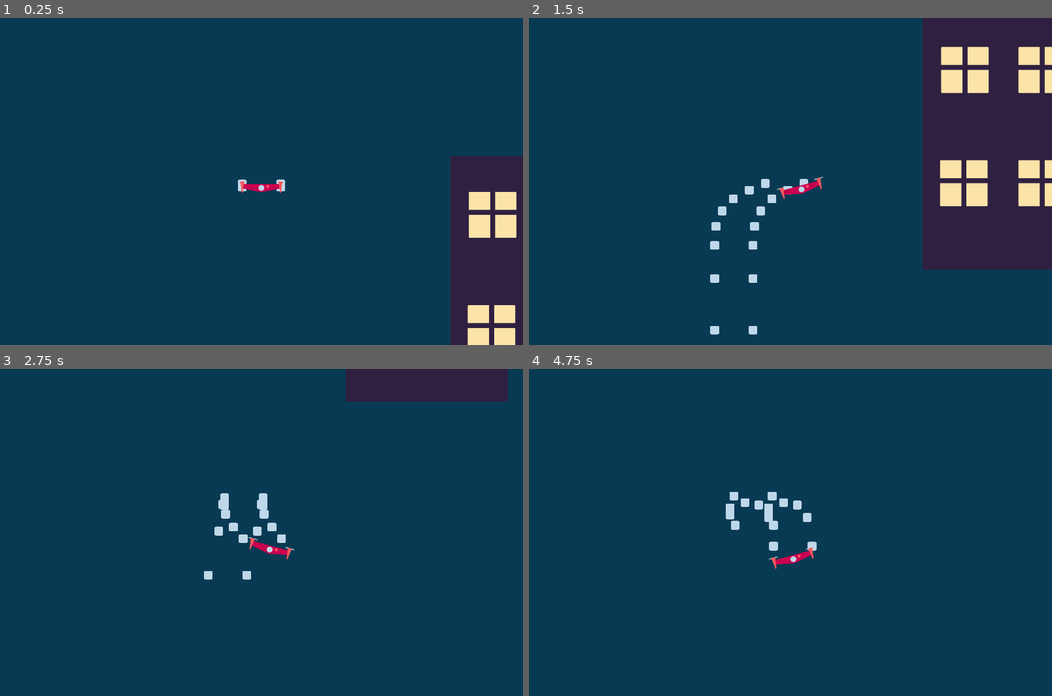
Above: before the commit, frames 1-4 (two rows, left to right).
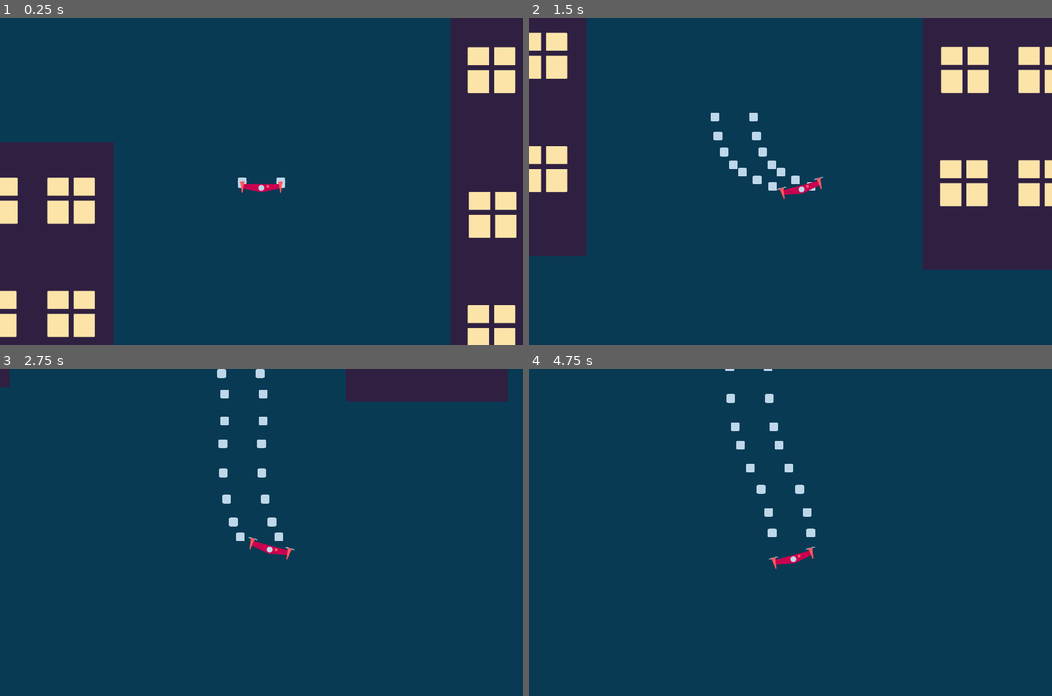
Above: after the commit, the same moments.

Repository: mathew-tran/hexcodejam3
Game: Godot game, scene res://Scenes/Main.tscn
Same seed, same stepped clock (60 frames per second), same inputs: the game is played once before the commit and once after it.
Inputs (mouse positions are in pixels of both pictures, inside the frame that each line leads up to):
- Up to frame 1 (0.25 s): no input
- Up to frame 2 (1.5 s): move the mouse to (905, 165) at 0.52 s; press the mouse at (905, 165) at 0.53 s; move the mouse to (685, 197) at 1.27 s; release the mouse at (685, 197) at 1.28 s; click (685, 197) at 1.35 s
- Up to frame 3 (2.75 s): move the mouse to (313, 460) at 2.02 s; press the mouse at (313, 460) at 2.03 s
- Up to frame 4 (4.75 s): move the mouse to (764, 597) at 2.77 s; release the mouse at (764, 597) at 2.78 s; click (764, 597) at 2.85 s; move the mouse to (947, 581) at 3.52 s; press the mouse at (947, 581) at 3.53 s; move the mouse to (633, 483) at 4.27 s; release the mouse at (633, 483) at 4.28 s; click (633, 483) at 4.35 s

The runs differ from the first frame. In frame 1, 19% of the frame differs, in the area x 0-100%, y 0-100%; in frame 2, 9.2%; in frame 3, 1.1%; in frame 4, 1.2%.

Commit message:
going to try to fix jitter issue tommorow

Diff:
--- /dev/null
+++ b/Prefabs/Environment/House.tscn
@@ -0,0 +1,16 @@
+[gd_scene load_steps=3 format=3 uid="uid://dlndouqoebtpf"]
+
+[ext_resource type="Texture2D" uid="uid://b7ugl178kfp4d" path="res://Art/House1.svg" id="1_2iruq"]
+
+[sub_resource type="RectangleShape2D" id="RectangleShape2D_41d3n"]
+size = Vector2(447, 715)
+
+[node name="House" type="Sprite2D"]
+position = Vector2(743, 300)
+texture = ExtResource("1_2iruq")
+
+[node name="StaticBody2D" type="StaticBody2D" parent="."]
+
+[node name="CollisionShape2D" type="CollisionShape2D" parent="StaticBody2D"]
+position = Vector2(2.5, -0.5)
+shape = SubResource("RectangleShape2D_41d3n")
--- a/Prefabs/Player.tscn
+++ b/Prefabs/Player.tscn
@@ -31,19 +31,15 @@
 
 [node name="Particle1" type="GPUParticles2D" parent="."]
 show_behind_parent = true
-position = Vector2(53, 0)
+position = Vector2(53, 11)
 process_material = SubResource("ParticleProcessMaterial_3xc3h")
 texture = ExtResource("3_y1k3q")
-lifetime = 4.0
-speed_scale = 3.0
 
 [node name="Partcle2" type="GPUParticles2D" parent="."]
 show_behind_parent = true
-position = Vector2(-53, 0)
+position = Vector2(-53, 11)
 process_material = SubResource("ParticleProcessMaterial_3xc3h")
 texture = ExtResource("3_y1k3q")
-lifetime = 4.0
-speed_scale = 3.0
 
 [node name="Timer" type="Timer" parent="."]
 wait_time = 0.2
--- a/Scenes/Main.tscn
+++ b/Scenes/Main.tscn
@@ -1,21 +1,24 @@
-[gd_scene load_steps=4 format=3 uid="uid://gk30eduuxgab"]
+[gd_scene load_steps=3 format=3 uid="uid://gk30eduuxgab"]
 
 [ext_resource type="PackedScene" uid="uid://bvrkrgebiq7yg" path="res://Prefabs/Player.tscn" id="1_ndx04"]
-[ext_resource type="Texture2D" uid="uid://b7ugl178kfp4d" path="res://Art/House1.svg" id="2_15whf"]
-
-[sub_resource type="RectangleShape2D" id="RectangleShape2D_41d3n"]
-size = Vector2(447, 715)
+[ext_resource type="PackedScene" uid="uid://dlndouqoebtpf" path="res://Prefabs/Environment/House.tscn" id="2_1exte"]
 
 [node name="Level" type="Node2D"]
 
+[node name="Environment" type="Node2D" parent="."]
+
+[node name="House" parent="Environment" instance=ExtResource("2_1exte")]
+
+[node name="House3" parent="Environment" instance=ExtResource("2_1exte")]
+position = Vector2(-630, 261)
+
+[node name="House2" parent="Environment" instance=ExtResource("2_1exte")]
+position = Vector2(743, -410)
+
+[node name="House4" parent="Environment" instance=ExtResource("2_1exte")]
+position = Vector2(743.5, -1114)
+
+[node name="House5" parent="Environment" instance=ExtResource("2_1exte")]
+position = Vector2(743.5, -1824)
+
 [node name="Player" parent="." instance=ExtResource("1_ndx04")]
-
-[node name="Sprite2D" type="Sprite2D" parent="."]
-position = Vector2(743, 300)
-texture = ExtResource("2_15whf")
-
-[node name="StaticBody2D" type="StaticBody2D" parent="Sprite2D"]
-
-[node name="CollisionShape2D" type="CollisionShape2D" parent="Sprite2D/StaticBody2D"]
-position = Vector2(2.5, -0.5)
-shape = SubResource("RectangleShape2D_41d3n")
--- a/Scripts/Player.gd
+++ b/Scripts/Player.gd
@@ -38,6 +38,8 @@
 	apply_force(SteerDirection * SideThrust * delta, Vector2.ZERO)
 	if IsClosetoXPosition():
 		ResetSteer()
+	if linear_velocity.y == 0 and linear_velocity.x == 0:
+		ResetSteer()
 
 	var targetRotation = 0
 	if SteerDirection.x != 0:
--- a/project.godot
+++ b/project.godot
@@ -29,6 +29,10 @@
 ]
 }
 
+[physics]
+
+common/physics_jitter_fix=0.0
+
 [rendering]
 
 environment/defaults/default_clear_color=Color(0.0352941, 0.227451, 0.329412, 1)
